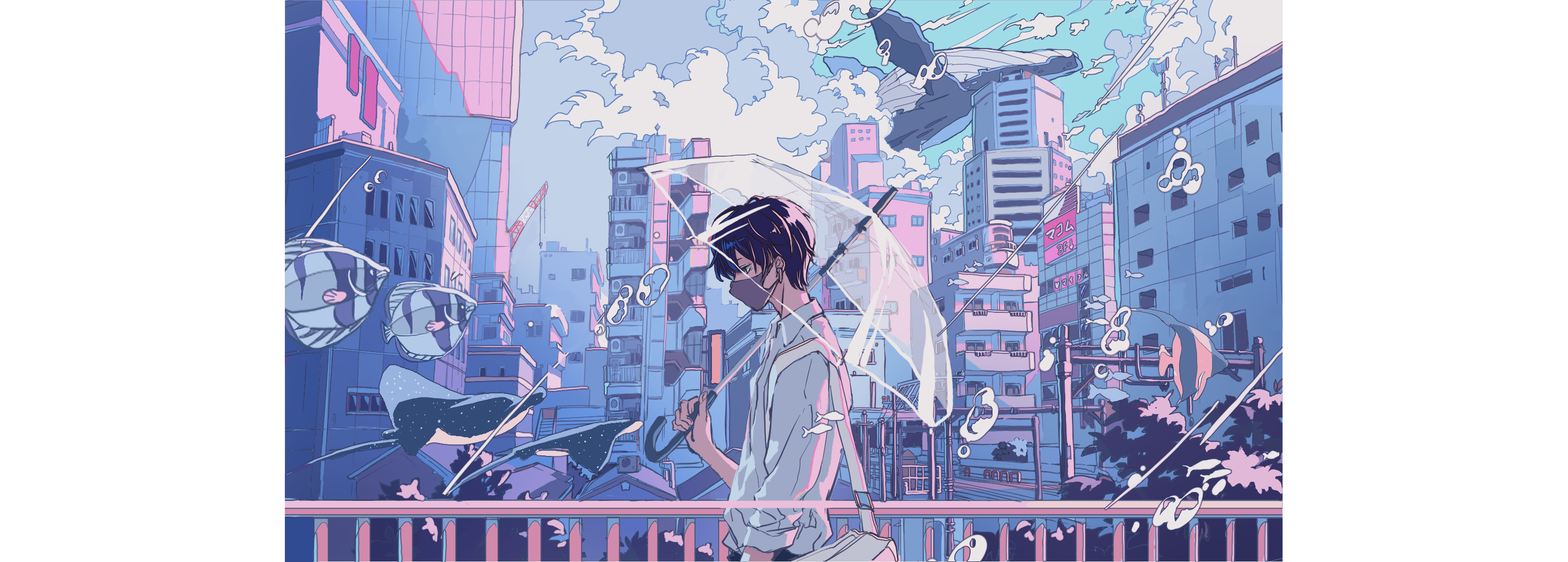
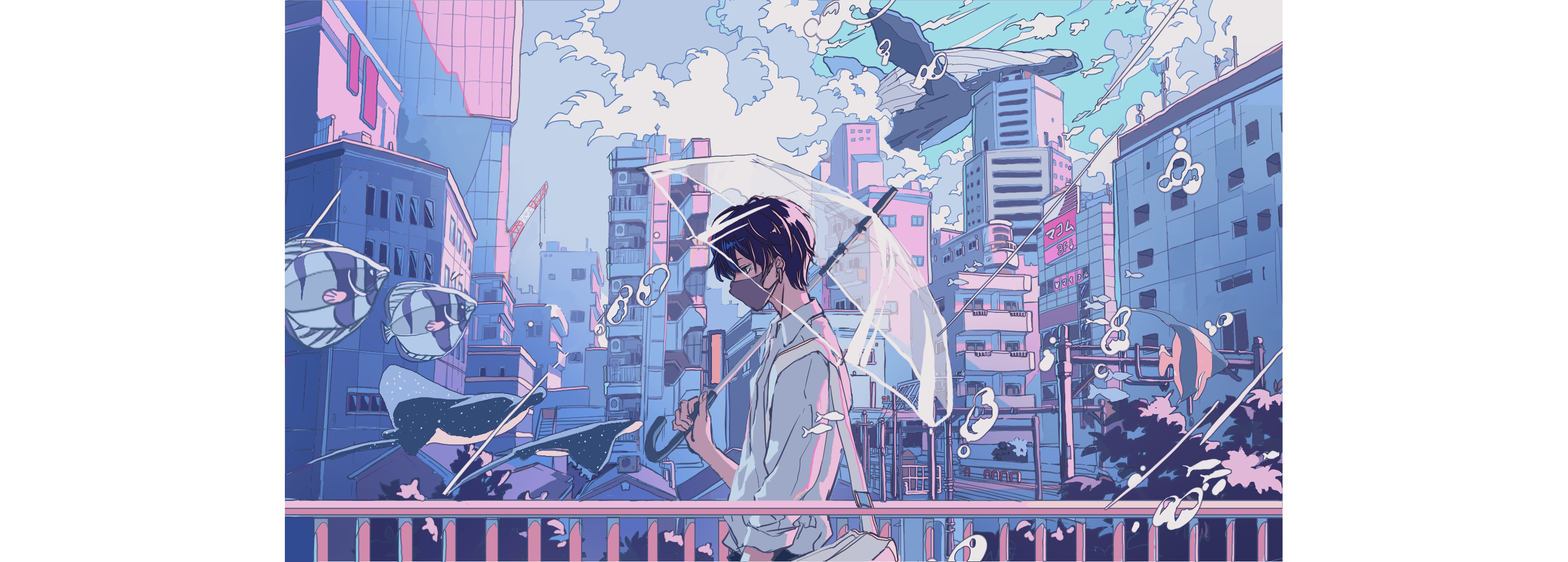
Two versions of the same layered image (1568×562). Layer-by-layer changes:
added layer "Pasted Layer" above "default.jpg" over [left=719, top=514, right=781, bottom=516]
painted on "default.jpg" over [left=340, top=154, right=876, bottom=516]
